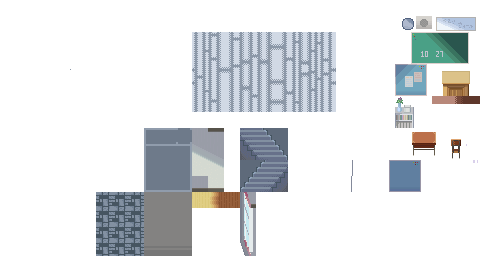
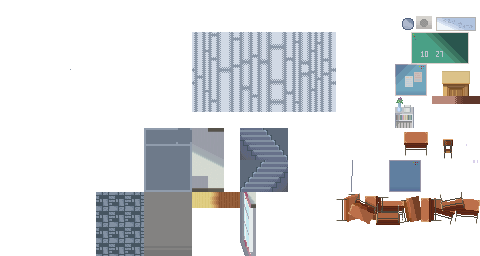
The second (480, 256) image is a revision of the first. Changes to its layers:
pixels changed over <box>247,132,480,225</box> (layer not identified)